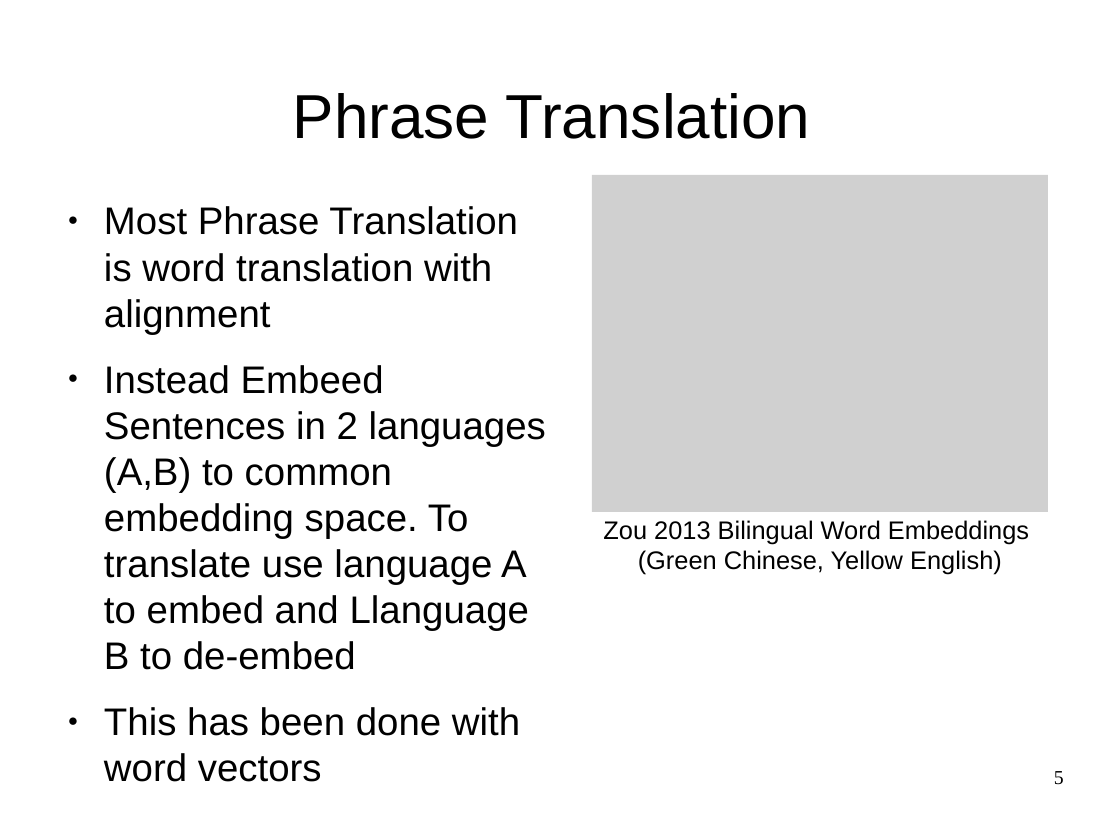
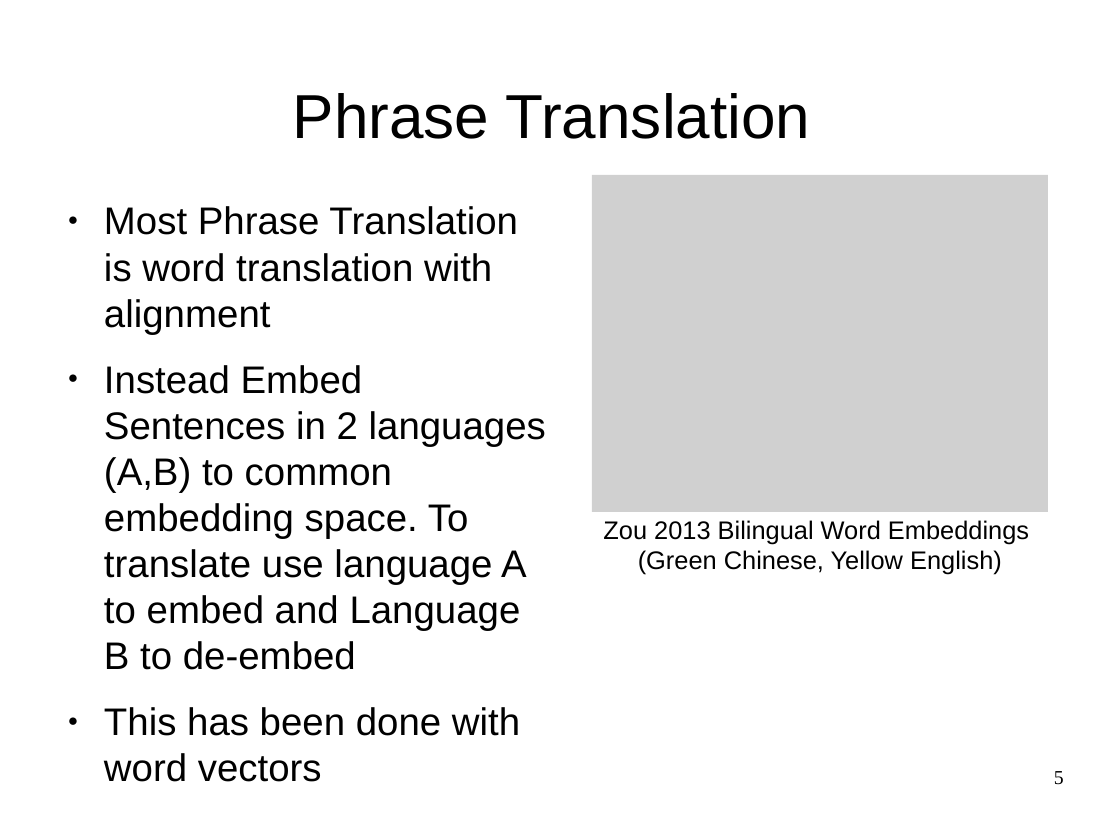
Before and after one commit to oxinabox/phd, a slide deck: slide 5 of documents_prepared/themes/themes.odp. Drawn at 1120x840 pixels with LibreOffice and Linux fonts; fonts in the diff are those of the drawing; grey boxes stand for pictures. Boxes give left, top, right and bottom in pixels: in the first picture for what was removed or moved away, otherwise in the second. Text is boxed around its words. In the diff, an @@ line names an element or a change of style, - is before the commit and + after.

```diff
--- a/documents_prepared/themes/themes.odp
+++ b/documents_prepared/themes/themes.odp
@@ text at box(104, 365, 546, 670): text changed @@
-● Instead Embeed Sentences in 2 languages (A,B) to common embedding space. To translate use language A to embed and Llanguage B to de-embed
+● Instead Embed Sentences in 2 languages (A,B) to common embedding space. To translate use language A to embed and Language B to de-embed
```
Also in this commit, not shown: 5 other slides changed, 1 slide added, 1 other file.
